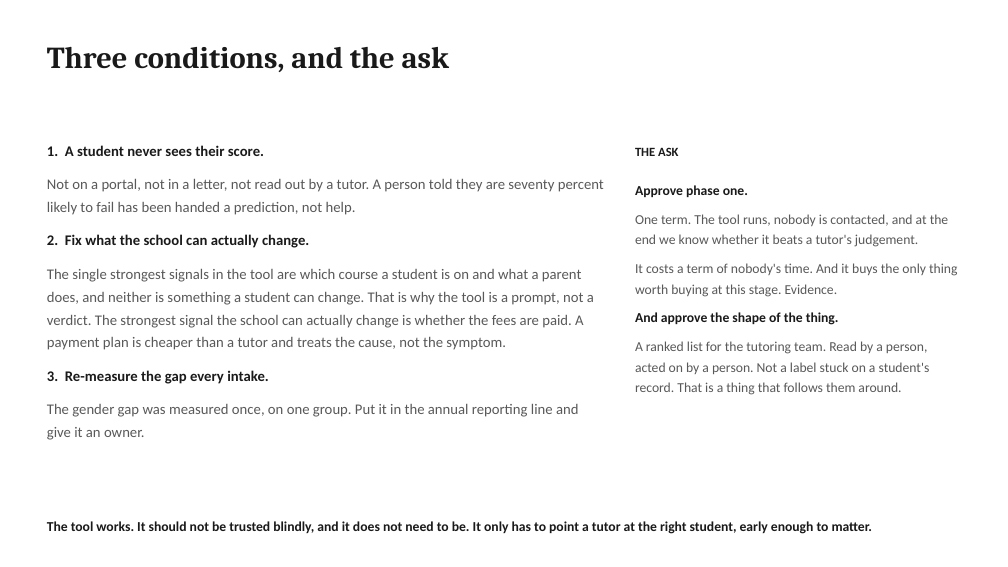
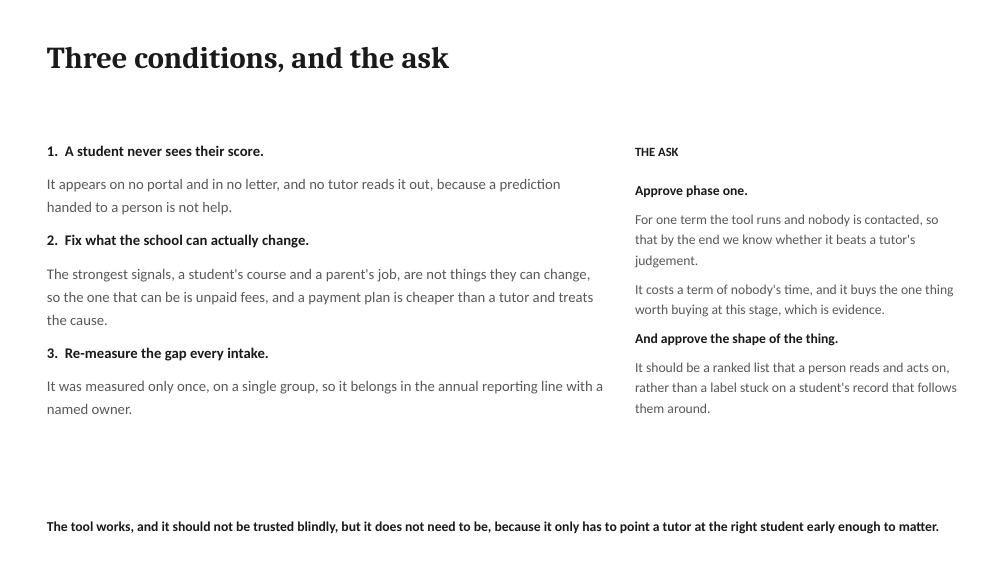
Before and after one commit to jeryldev/pgdaiml-capstone, a slide deck: slide 10 of presentations/business.pptx. Drawn at 1008x567 pixels with LibreOffice and Linux fonts; fonts in the diff are those of the drawing. Boxes give left, top, right and bottom in pixels: in the first picture for what was removed or moved away, otherwise in the second. Text is boxed around its words. In the diff, an @@ line names an element or a change of style, - is before the commit and + after.

```diff
--- a/presentations/business.pptx
+++ b/presentations/business.pptx
@@ text at (x1=47, y1=179, x2=561, y2=215): text changed @@
-Not on a portal, not in a letter, not read out by a tutor. A person told they are seventy percent likely to fail has been handed a prediction, not help.
+It appears on no portal and in no letter, and no tutor reads it out, because a prediction handed to a person is not help.
@@ text at (x1=635, y1=214, x2=953, y2=317): text changed @@
-One term. The tool runs, nobody is contacted, and at the end we know whether it beats a tutor's judgement.
-It costs a term of nobody's time. And it buys the only thing worth buying at this stage. Evidence.
+For one term the tool runs and nobody is contacted, so that by the end we know whether it beats a tutor's judgement.
+It costs a term of nobody's time, and it buys the one thing worth buying at this stage, which is evidence.
@@ text at (x1=47, y1=269, x2=594, y2=325): text changed @@
-The single strongest signals in the tool are which course a student is on and what a parent does, and neither is something a student can change. That is why the tool is a prompt, not a verdict. The strongest signal the school can actually change is whether the fees are paid. A payment plan is cheaper than a tutor and treats the cause, not the symptom.
+The strongest signals, a student's course and a parent's job, are not things they can change, so the one that can be is unpaid fees, and a payment plan is cheaper than a tutor and treats the cause.
@@ text at (x1=47, y1=381, x2=603, y2=414): text changed @@
-The gender gap was measured once, on one group. Put it in the annual reporting line and give it an owner.
+It was measured only once, on a single group, so it belongs in the annual reporting line with a named owner.
@@ text at (x1=635, y1=362, x2=957, y2=413): text changed @@
-A ranked list for the tutoring team. Read by a person, acted on by a person. Not a label stuck on a student's record. That is a thing that follows them around.
+It should be a ranked list that a person reads and acts on, rather than a label stuck on a student's record that follows them around.
@@ text at (x1=47, y1=521, x2=940, y2=534): text changed @@
-The tool works. It should not be trusted blindly, and it does not need to be. It only has to point a tutor at the right student, early enough to matter.
+The tool works, and it should not be trusted blindly, but it does not need to be, because it only has to point a tutor at the right student early enough to matter.
```
Also in this commit, not shown: 8 other slides changed, 9 other files.
